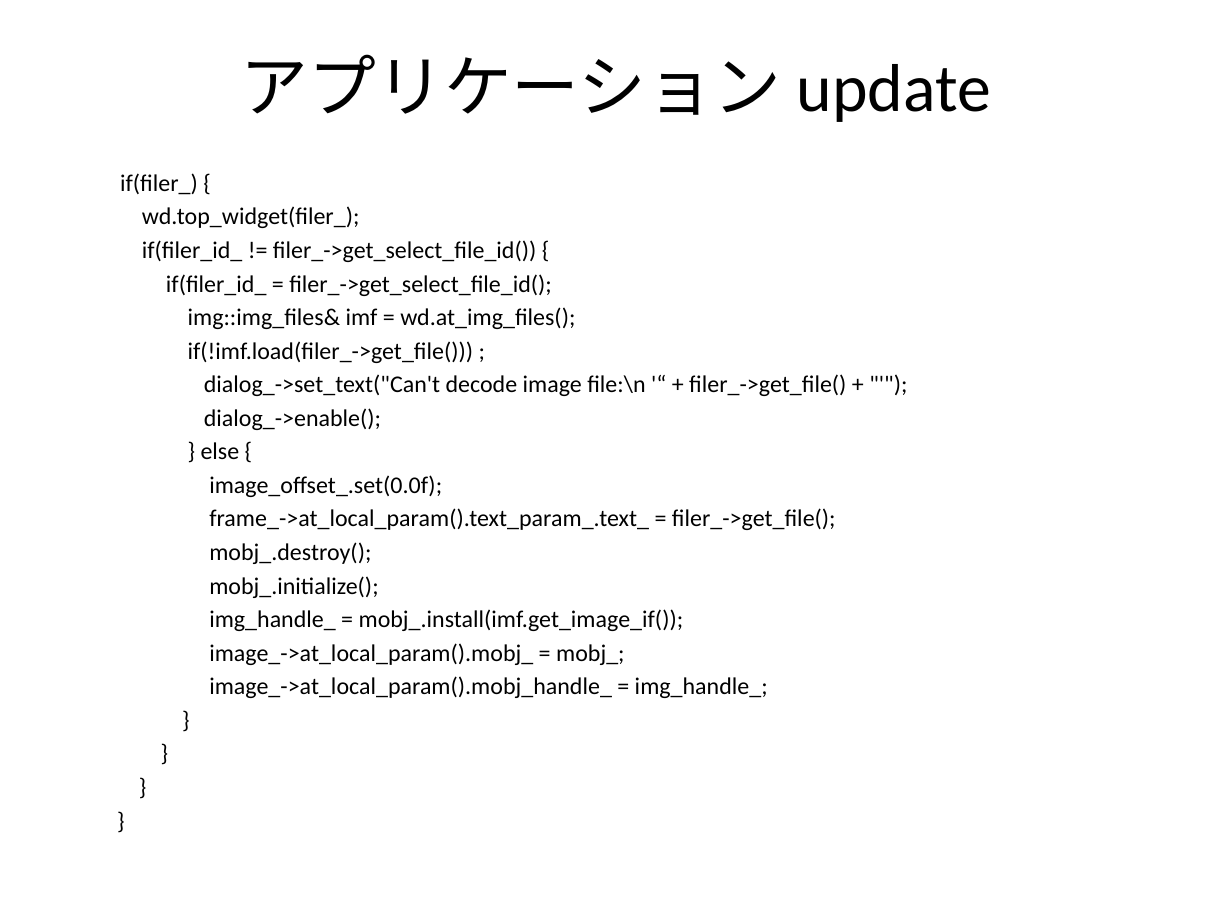
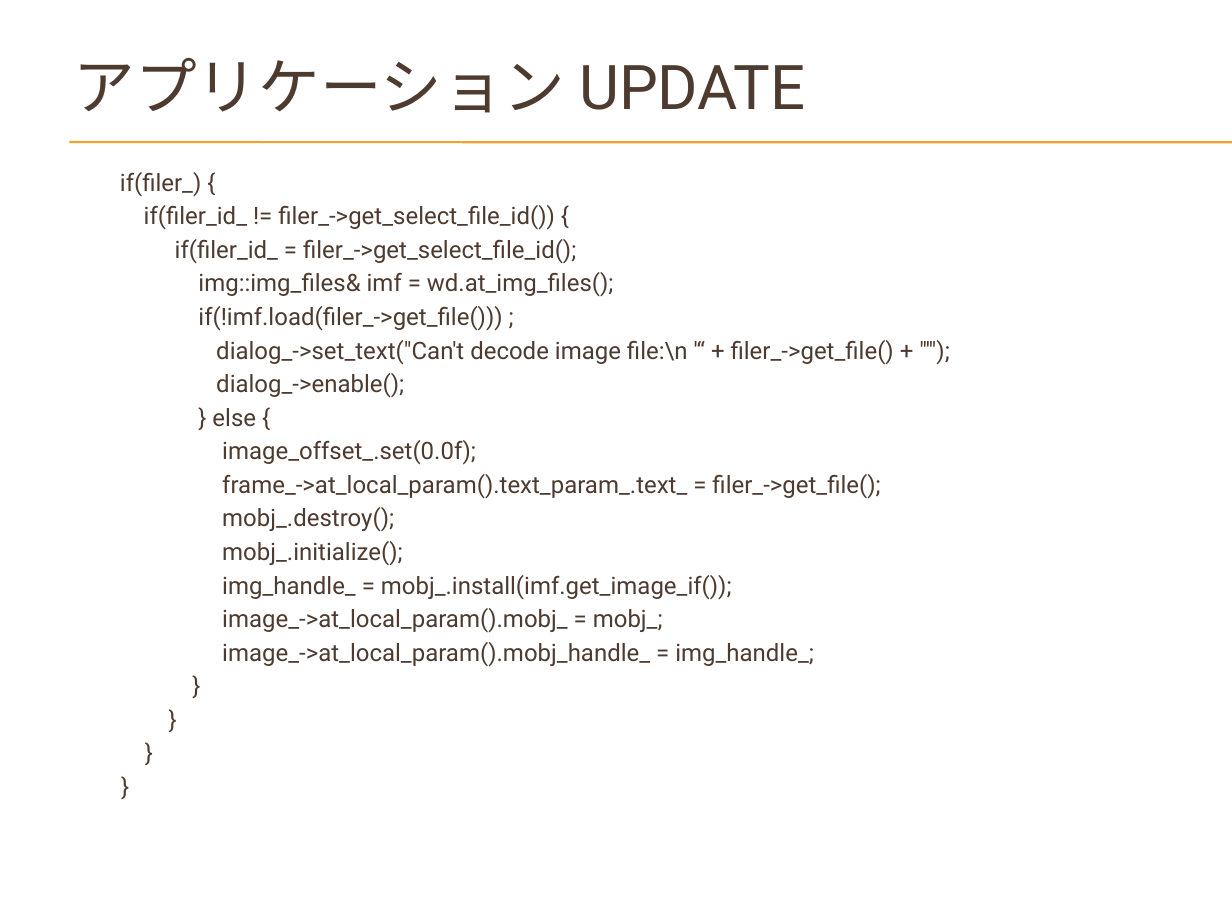
Before and after one commit to hirakuni45/glfw3_app, a slide deck: slide 33 of glfw3_app/docs/GLFW3_OpenGL_GUI.pptx. Drawn at 1232x924 pixels with LibreOffice and Linux fonts; fonts in the diff are those of the drawing; background and template pictures are left out. Boxes give left, top, right and bottom in pixels: in the first picture for what was removed or moved away, otherwise in the second. Text is boxed around its words. In the diff, an @@ line names an element or a change of style, - is before the commit and + after.

```diff
--- a/glfw3_app/docs/GLFW3_OpenGL_GUI.pptx
+++ b/glfw3_app/docs/GLFW3_OpenGL_GUI.pptx
@@ title at (74,58,806,113): text changed; size 39.6 to 36 pt; font Calibri to Roboto; text colour #000000 to #4E3B30 @@
-アプリケーション update
+アプリケーション UPDATE
@@ line added from (69, 142) to (1232, 142), #F0A22E 0.75 pt @@
@@ line added from (69, 143) to (1232, 143), #F0A22E 0.75 pt @@
@@ text "if(filer_) {" at (120,172,894,667): font Calibri to Roboto, text colour #000000 to #4E3B30 @@
@@ text at (142,206,360,228): paragraph removed @@
-wd.top_widget(filer_);
```
Also in this commit, not shown: 36 other slides changed, 2 other files.
